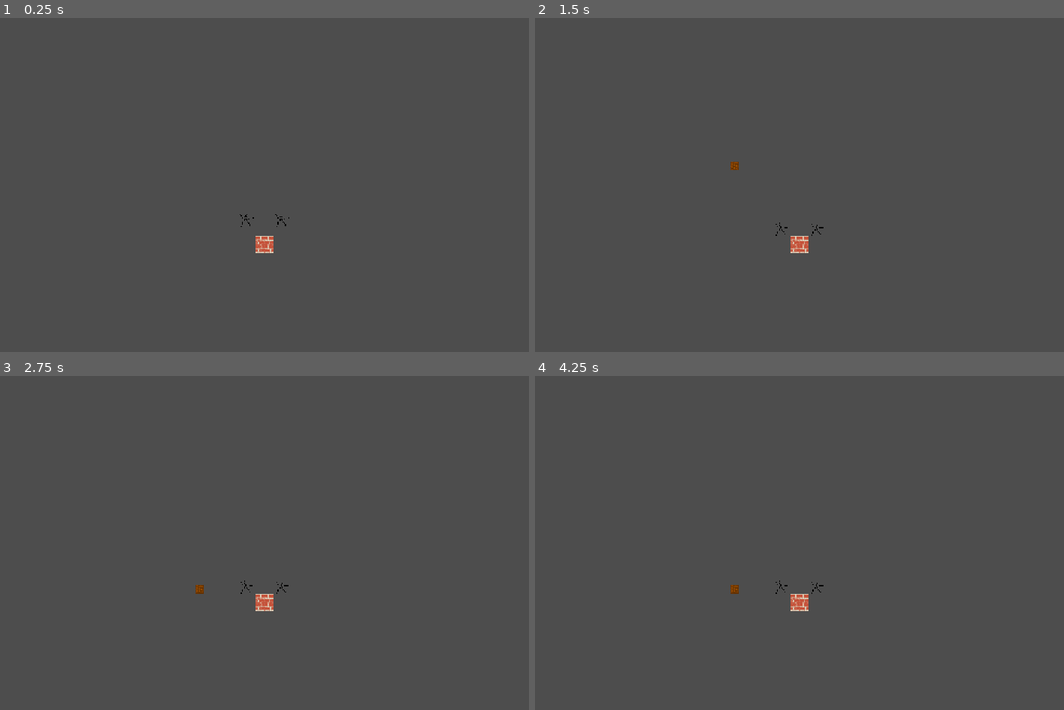
Above: before the commit, frames 1-4 (two rows, left to right).
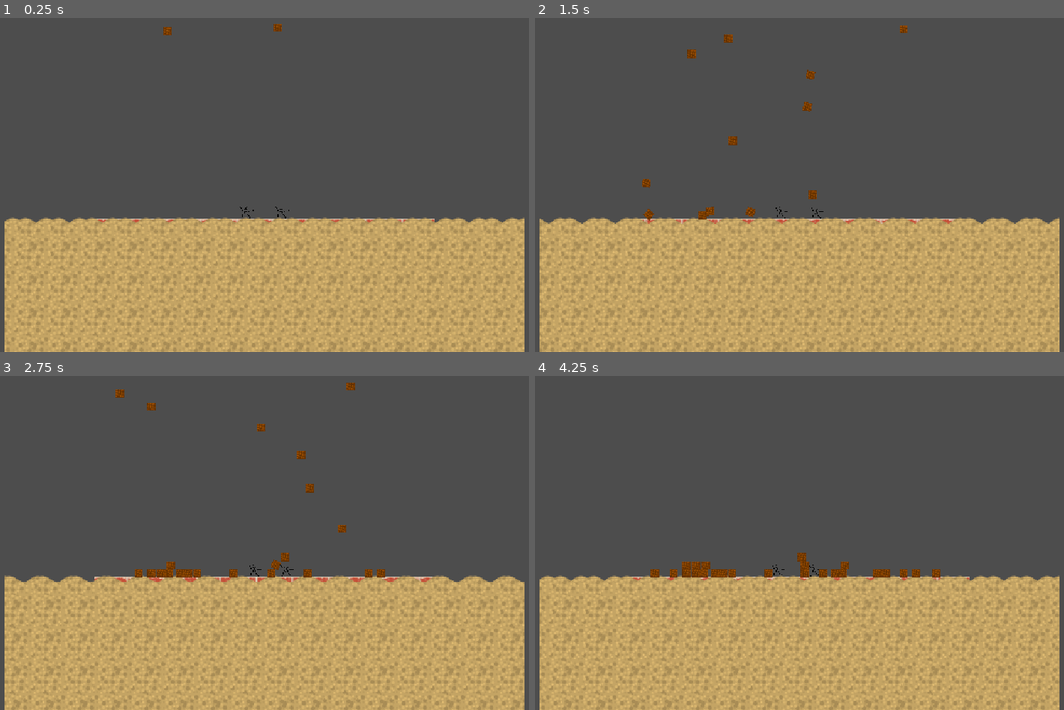
Above: after the commit, the same moments.

Repository: atomazu/quicksand
Game: Godot game, scene res://scenes/stage.tscn
Same seed, same stepped clock (60 frames per second), same inputs: the game is played once before the commit and once after it.
Inputs:
- Up to frame 1 (0.25 s): no input
- Up to frame 2 (1.5 s): no input
- Up to frame 3 (2.75 s): no input
- Up to frame 4 (4.25 s): no input

The runs differ from the first frame. In frame 1, 39% of the frame differs, in the area x 0-100%, y 1-100%; in frame 2, 40%; in frame 3, 40%; in frame 4, 40%, in the area x 0-100%, y 52-100%.

Commit message:
Add initial quicksand

Diff:
--- a/scenes/platform.tscn
+++ b/scenes/platform.tscn
@@ -2,14 +2,18 @@
 
 [ext_resource type="Texture2D" uid="uid://dfo34alxgy13h" path="res://assets/platform.png" id="1_ba0x2"]
 
-[sub_resource type="WorldBoundaryShape2D" id="WorldBoundaryShape2D_far1q"]
+[sub_resource type="RectangleShape2D" id="RectangleShape2D_ba0x2"]
+size = Vector2(656, 62)
 
 [node name="Platform" type="StaticBody2D" unique_id=210535174]
 
 [node name="CollisionShape2D" type="CollisionShape2D" parent="." unique_id=31196712]
-shape = SubResource("WorldBoundaryShape2D_far1q")
+shape = SubResource("RectangleShape2D_ba0x2")
 
 [node name="Platform" type="Sprite2D" parent="." unique_id=1431632821]
 texture_filter = 1
-position = Vector2(0, 17)
+texture_repeat = 2
+scale = Vector2(2.1875, 2.03125)
 texture = ExtResource("1_ba0x2")
+region_enabled = true
+region_rect = Rect2(-134, 0, 300, 32)
--- a/scenes/player.tscn
+++ b/scenes/player.tscn
@@ -11,7 +11,7 @@
 size = Vector2(19, 24)
 
 [sub_resource type="RectangleShape2D" id="RectangleShape2D_15jrk"]
-size = Vector2(19, 1)
+size = Vector2(17, 1)
 
 [node name="Player" type="RigidBody2D" unique_id=626033914 node_paths=PackedStringArray("ground_area")]
 physics_material_override = SubResource("PhysicsMaterial_3vyb7")
--- /dev/null
+++ b/scenes/quicksand.tscn
@@ -0,0 +1,124 @@
+[gd_scene format=3 uid="uid://qxwvb53t8nbx"]
+
+[ext_resource type="Texture2D" uid="uid://cjn7mtmwg2ph0" path="res://assets/quicksand.png" id="1_misx6"]
+[ext_resource type="Texture2D" uid="uid://dwteilcm42a81" path="res://assets/sand.png" id="2_17qod"]
+
+[sub_resource type="RectangleShape2D" id="RectangleShape2D_far1q"]
+size = Vector2(1817, 160)
+
+[sub_resource type="Animation" id="Animation_17qod"]
+length = 0.001
+tracks/0/type = "value"
+tracks/0/imported = false
+tracks/0/enabled = true
+tracks/0/path = NodePath("Sprite2D:region_rect")
+tracks/0/interp = 1
+tracks/0/loop_wrap = true
+tracks/0/keys = {
+"times": PackedFloat32Array(0),
+"transitions": PackedFloat32Array(1),
+"update": 0,
+"values": [Rect2(0, 0, 1000, 50)]
+}
+tracks/1/type = "value"
+tracks/1/imported = false
+tracks/1/enabled = true
+tracks/1/path = NodePath("Sprite2D3:region_rect")
+tracks/1/interp = 1
+tracks/1/loop_wrap = true
+tracks/1/keys = {
+"times": PackedFloat32Array(0),
+"transitions": PackedFloat32Array(1),
+"update": 0,
+"values": [Rect2(0, 0, 1000, 50)]
+}
+tracks/2/type = "value"
+tracks/2/imported = false
+tracks/2/enabled = true
+tracks/2/path = NodePath("Sprite2D2:region_rect")
+tracks/2/interp = 1
+tracks/2/loop_wrap = true
+tracks/2/keys = {
+"times": PackedFloat32Array(0),
+"transitions": PackedFloat32Array(1),
+"update": 0,
+"values": [Rect2(0, 0, 1000, 1000)]
+}
+
+[sub_resource type="Animation" id="Animation_qy2y6"]
+resource_name = "the_animation"
+length = 2.0
+loop_mode = 1
+tracks/0/type = "value"
+tracks/0/imported = false
+tracks/0/enabled = true
+tracks/0/path = NodePath("Sprite2D:region_rect")
+tracks/0/interp = 1
+tracks/0/loop_wrap = true
+tracks/0/keys = {
+"times": PackedFloat32Array(0, 2),
+"transitions": PackedFloat32Array(1, 1),
+"update": 0,
+"values": [Rect2(0, 0, 1000, 50), Rect2(64, 0, 1000, 50)]
+}
+tracks/1/type = "value"
+tracks/1/imported = false
+tracks/1/enabled = true
+tracks/1/path = NodePath("Sprite2D3:region_rect")
+tracks/1/interp = 1
+tracks/1/loop_wrap = true
+tracks/1/keys = {
+"times": PackedFloat32Array(0, 1.9666667),
+"transitions": PackedFloat32Array(1, 1),
+"update": 0,
+"values": [Rect2(0, 0, 1000, 50), Rect2(-128, 0, 1000, 50)]
+}
+tracks/2/type = "value"
+tracks/2/imported = false
+tracks/2/enabled = true
+tracks/2/path = NodePath("Sprite2D2:region_rect")
+tracks/2/interp = 1
+tracks/2/loop_wrap = true
+tracks/2/keys = {
+"times": PackedFloat32Array(0, 1.9666667),
+"transitions": PackedFloat32Array(1, 1),
+"update": 0,
+"values": [Rect2(0, 0, 1000, 1000), Rect2(-128, 0, 1000, 1000)]
+}
+
+[sub_resource type="AnimationLibrary" id="AnimationLibrary_abefo"]
+_data = {
+&"RESET": SubResource("Animation_17qod"),
+&"the_animation": SubResource("Animation_qy2y6")
+}
+
+[node name="Quicksand" type="Area2D" unique_id=1548066918]
+
+[node name="CollisionShape2D" type="CollisionShape2D" parent="." unique_id=1623951104]
+position = Vector2(0, 1)
+shape = SubResource("RectangleShape2D_far1q")
+
+[node name="Sprite2D" type="Sprite2D" parent="." unique_id=591973930]
+texture_repeat = 2
+position = Vector2(0, -78)
+texture = ExtResource("1_misx6")
+region_enabled = true
+region_rect = Rect2(0, 0, 1000, 50)
+
+[node name="Sprite2D3" type="Sprite2D" parent="." unique_id=787799973]
+texture_repeat = 2
+position = Vector2(0, -78)
+texture = ExtResource("1_misx6")
+region_enabled = true
+region_rect = Rect2(0, 0, 1000, 50)
+
+[node name="Sprite2D2" type="Sprite2D" parent="." unique_id=1975486022]
+texture_repeat = 2
+position = Vector2(0, 447)
+texture = ExtResource("2_17qod")
+region_enabled = true
+region_rect = Rect2(0, 0, 1000, 1000)
+
+[node name="AnimationPlayer" type="AnimationPlayer" parent="." unique_id=1109078705]
+libraries/ = SubResource("AnimationLibrary_abefo")
+autoplay = &"the_animation"
--- a/scenes/spawner.gd
+++ b/scenes/spawner.gd
@@ -6,8 +6,9 @@
 @export var spawn_width: float
 
 func _ready() -> void:
-	await get_tree().create_timer(1).timeout
-	start()
+	for i in range(25):
+		await get_tree().create_timer(0.1).timeout
+		start()
 
 func start() -> void:
 	for entity in entities:
--- a/scenes/stage.tscn
+++ b/scenes/stage.tscn
@@ -5,6 +5,7 @@
 [ext_resource type="Script" uid="uid://1nw2i0ardlwb" path="res://entity.gd" id="2_2so7o"]
 [ext_resource type="PackedScene" uid="uid://cfc7gsvvndlj2" path="res://scenes/platform.tscn" id="3_kewym"]
 [ext_resource type="Resource" uid="uid://dbq7l7q1tvt5i" path="res://entities/box.tres" id="3_st0q7"]
+[ext_resource type="PackedScene" uid="uid://qxwvb53t8nbx" path="res://scenes/quicksand.tscn" id="6_2so7o"]
 
 [node name="Stage" type="Node2D" unique_id=435293471]
 
@@ -12,8 +13,8 @@
 script = ExtResource("1_6c5u0")
 spawn_container = NodePath("..")
 entities = Array[ExtResource("2_2so7o")]([ExtResource("3_st0q7")])
-spawn_height = -150.0
-spawn_width = 200.0
+spawn_height = -300.0
+spawn_width = 300.0
 
 [node name="Player" parent="." unique_id=381838707 instance=ExtResource("1_8rem4")]
 position = Vector2(-36, 40)
@@ -31,3 +32,6 @@
 
 [node name="Platform" parent="." unique_id=210535174 instance=ExtResource("3_kewym")]
 position = Vector2(0, 100)
+
+[node name="Area2D" parent="." unique_id=1548066918 instance=ExtResource("6_2so7o")]
+position = Vector2(0, 154)
